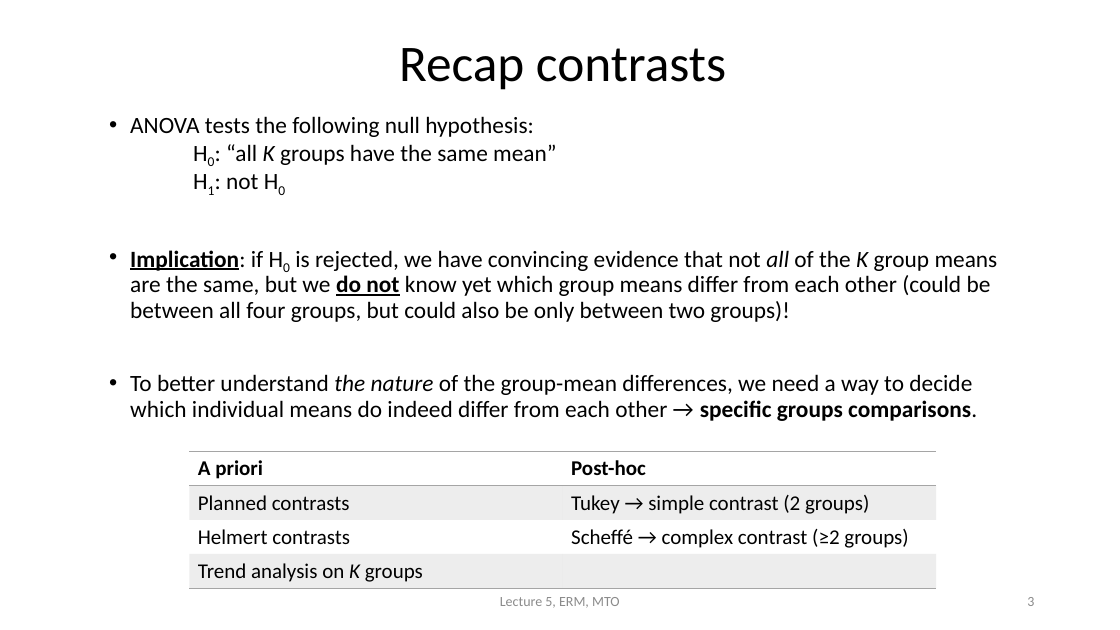
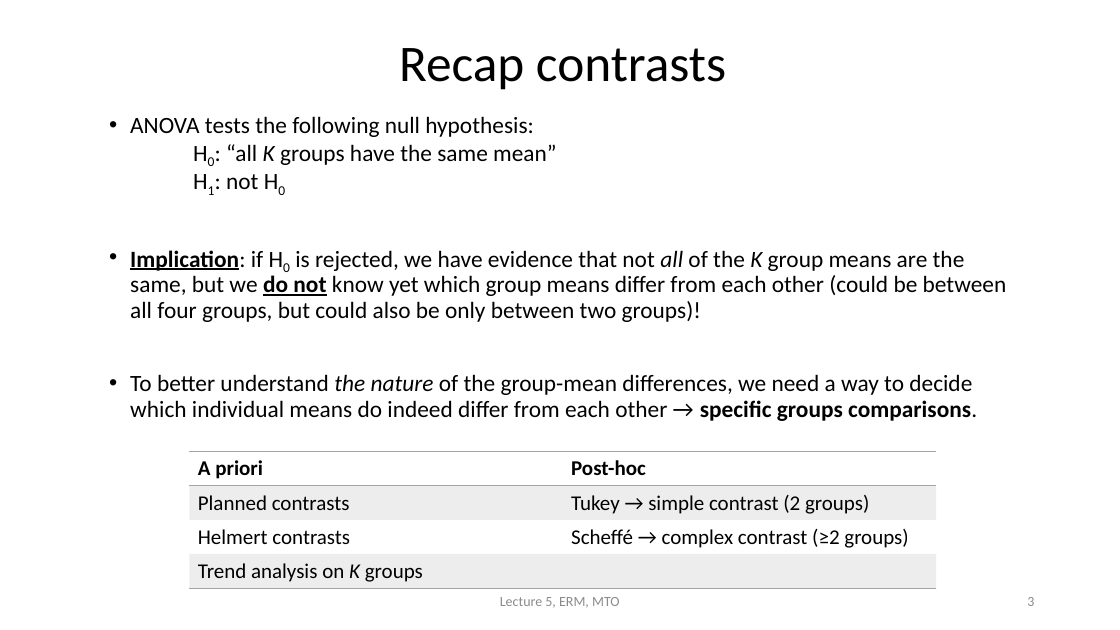
Before and after one commit to cjvanlissa/erm, a slide deck: slide 3 of HC05/HC5_EN.pptx. Drawn at 1120x630 pixels with LibreOffice and Linux fonts; fonts in the diff are those of the drawing. Boxes give left, top, right and bottom in pixels: in the first picture for what was removed or moved away, otherwise in the second. Text is boxed around its words. In the diff, an @@ line names an element or a change of style, - is before the commit and + after.

```diff
--- a/HC05/HC5_EN.pptx
+++ b/HC05/HC5_EN.pptx
@@ text at bbox=[130, 250, 1007, 322]: text changed @@
-• Implication: if H0 is rejected, we have convincing evidence that not all of the K group means are the same, but we do not know yet which group means differ from each other (could be between all four groups, but could also be only between two groups)!
+• Implication: if H0 is rejected, we have evidence that not all of the K group means are the same, but we do not know yet which group means differ from each other (could be between all four groups, but could also be only between two groups)!
```
Also in this commit, not shown: 2 other slides changed.
